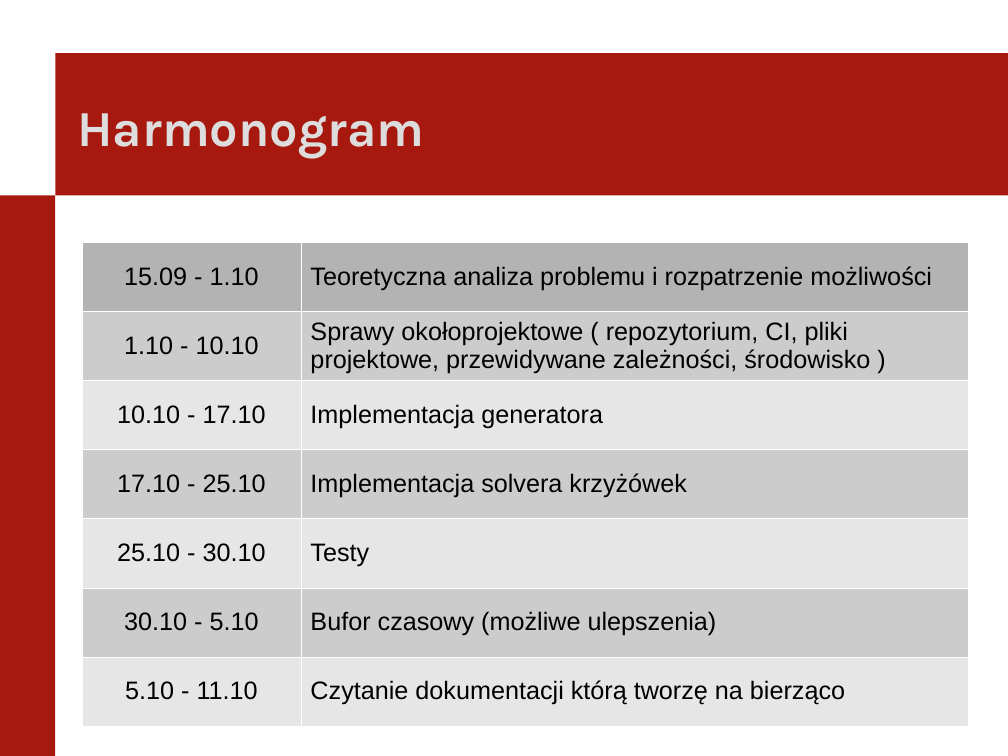
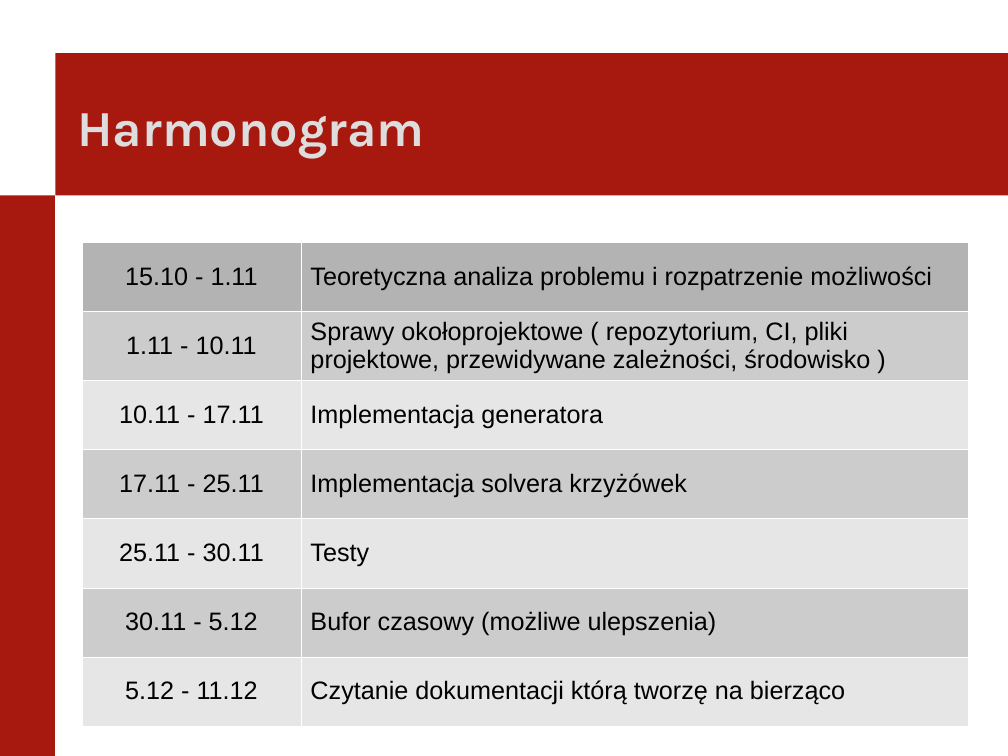
Before and after one commit to itomi/kakuro, a slide deck: slide 24 of Documentation/PierwszaPrezentacja.odp. Drawn at 1008x756 pixels with LibreOffice and Linux fonts; fonts in the diff are those of the drawing; background and template pictures are left out. Boxes give left, top, right and bottom in pixels: in the first picture for what was removed or moved away, otherwise in the second. Text is boxed around its words. In the diff, an @@ line names an element or a change of style, - is before the commit and + after.

```diff
--- a/Documentation/PierwszaPrezentacja.odp
+++ b/Documentation/PierwszaPrezentacja.odp
@@ table at [83, 242, 969, 726] @@
-row 1, column 1: 15.09 - 1.10
+row 1, column 1: 15.10 - 1.11
-row 2, column 1: 1.10 - 10.10
+row 2, column 1: 1.11 - 10.11
-row 3, column 1: 10.10 - 17.10
+row 3, column 1: 10.11 - 17.11
-row 4, column 1: 17.10 - 25.10
+row 4, column 1: 17.11 - 25.11
-row 5, column 1: 25.10 - 30.10
+row 5, column 1: 25.11 - 30.11
-row 6, column 1: 30.10 - 5.10
+row 6, column 1: 30.11 - 5.12
-row 7, column 1: 5.10 - 11.10
+row 7, column 1: 5.12 - 11.12
```
Also in this commit, not shown: 1 other file.
